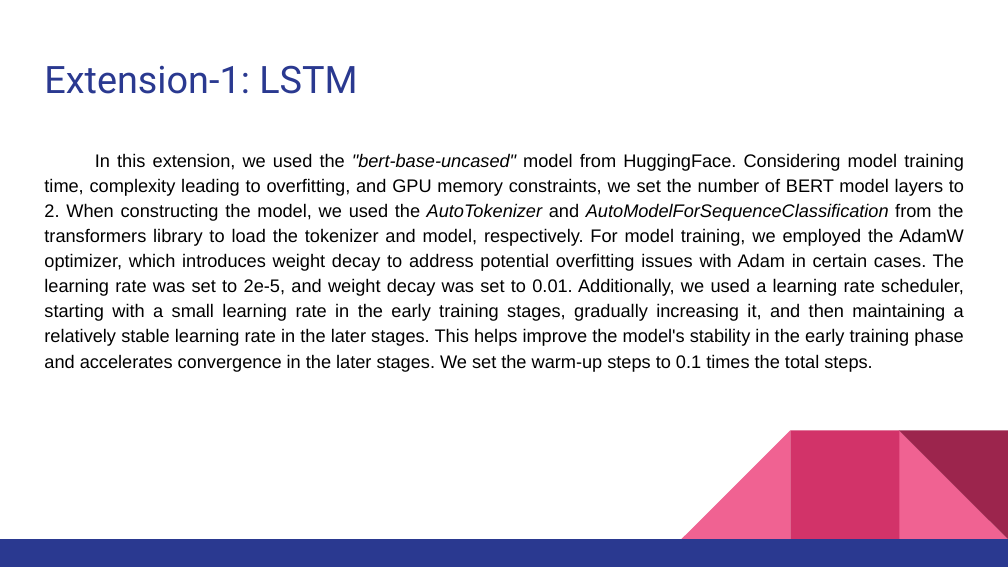
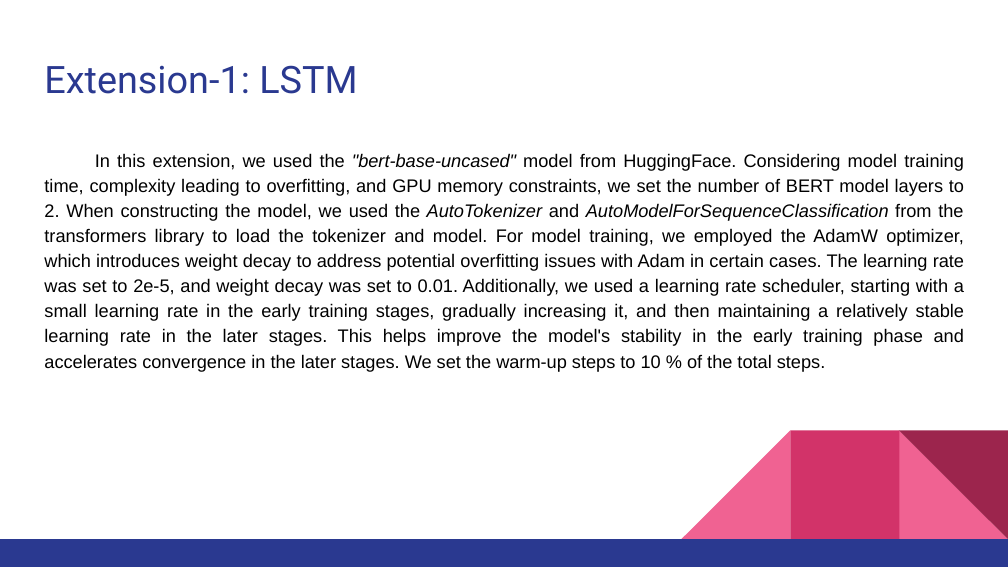
Before and after one commit to kevin00hu/CIS-5300-final-project, a slide deck: slide 9 of milestone 4/Fake News Detection.pptx. Drawn at 1008x567 pixels with LibreOffice and Linux fonts; fonts in the diff are those of the drawing. Boxes give left, top, right and bottom in pixels: in the first picture for what was removed or moved away, otherwise in the second. Text is boxed around its words. In the diff, an @@ line names an element or a change of style, - is before the commit and + after.

```diff
--- a/milestone 4/Fake News Detection.pptx
+++ b/milestone 4/Fake News Detection.pptx
@@ text at [44,153,964,372]: text changed @@
-In this extension, we used the "bert-base-uncased" model from HuggingFace. Considering model training time, complexity leading to overfitting, and GPU memory constraints, we set the number of BERT model layers to 2. When constructing the model, we used the AutoTokenizer and AutoModelForSequenceClassification from the transformers library to load the tokenizer and model, respectively. For model training, we employed the AdamW optimizer, which introduces weight decay to address potential overfitting issues with Adam in certain cases. The learning rate was set to 2e-5, and weight decay was set to 0.01. Additionally, we used a learning rate scheduler, starting with a small learning rate in the early training stages, gradually increasing it, and then maintaining a relatively stable learning rate in the later stages. This helps improve the model's stability in the early training phase and accelerates convergence in the later stages. We set the warm-up steps to 0.1 times the total steps.
+In this extension, we used the "bert-base-uncased" model from HuggingFace. Considering model training time, complexity leading to overfitting, and GPU memory constraints, we set the number of BERT model layers to 2. When constructing the model, we used the AutoTokenizer and AutoModelForSequenceClassification from the transformers library to load the tokenizer and model. For model training, we employed the AdamW optimizer, which introduces weight decay to address potential overfitting issues with Adam in certain cases. The learning rate was set to 2e-5, and weight decay was set to 0.01. Additionally, we used a learning rate scheduler, starting with a small learning rate in the early training stages, gradually increasing it, and then maintaining a relatively stable learning rate in the later stages. This helps improve the model's stability in the early training phase and accelerates convergence in the later stages. We set the warm-up steps to 10 % of the total steps.
```
Also in this commit, not shown: 1 other slide changed, 1 other file.
